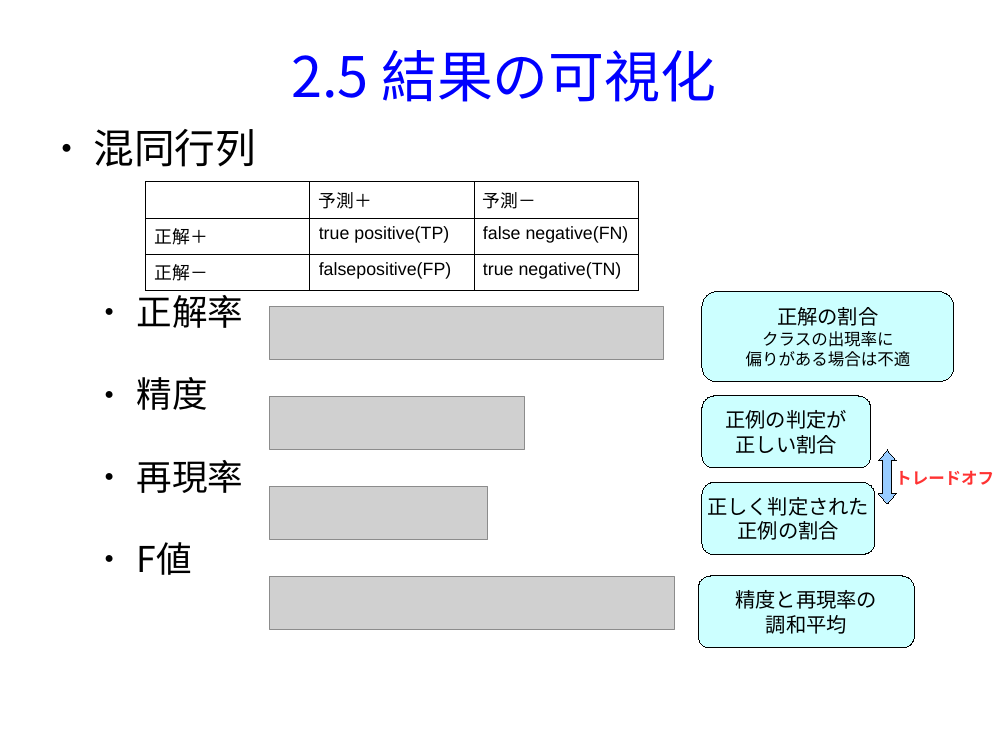
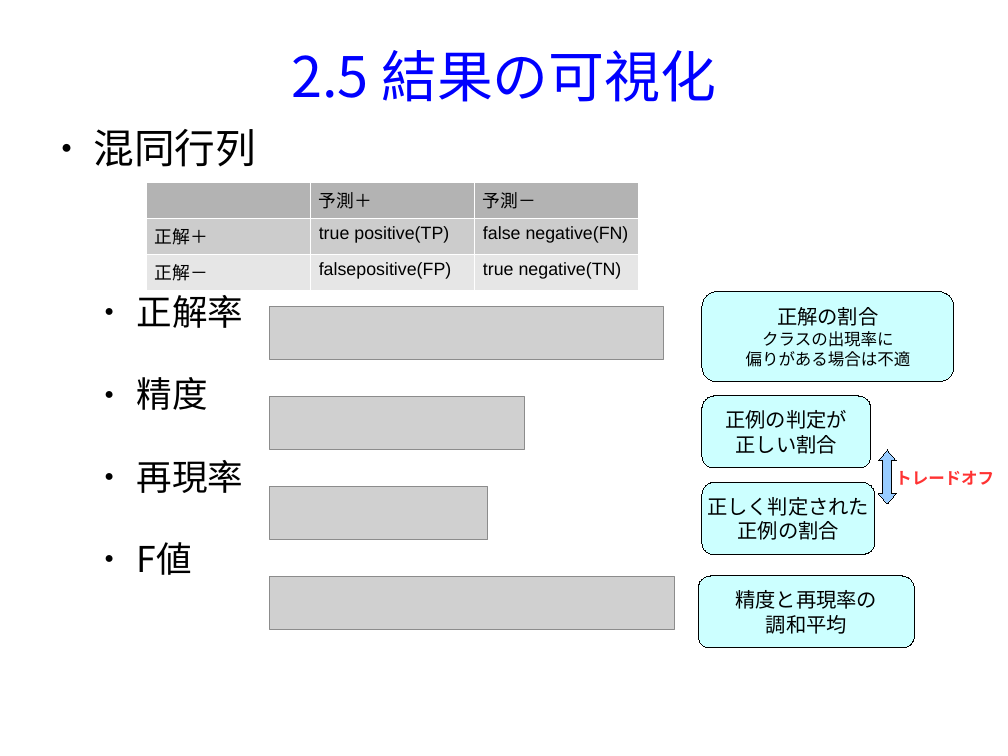
Before and after one commit to MasahiroAraki/MachineLearning, a slide deck: slide 10 of slides/chap02.odp. Drawn at 1008x756 pixels with LibreOffice and Linux fonts; fonts in the diff are those of the drawing; grey boxes stand for pictures. Boxes give left, top, right and bottom in pixels: in the first picture for what was removed or moved away, otherwise in the second. Text is boxed around its words. In the diff, an @@ line names an element or a change of style, - is before the commit and + after.

```diff
--- a/slides/chap02.odp
+++ b/slides/chap02.odp
@@ table at (x1=145, y1=182, x2=639, y2=290) @@
@@ fill none to #B3B3B3 in 2 cells @@
@@ fill none to #CCCCCC in row 2 @@
@@ fill none to #E6E6E6 in row 3 @@
@@ borders changed @@
```
Also in this commit, not shown: 1 other slide changed, 26 other files.
